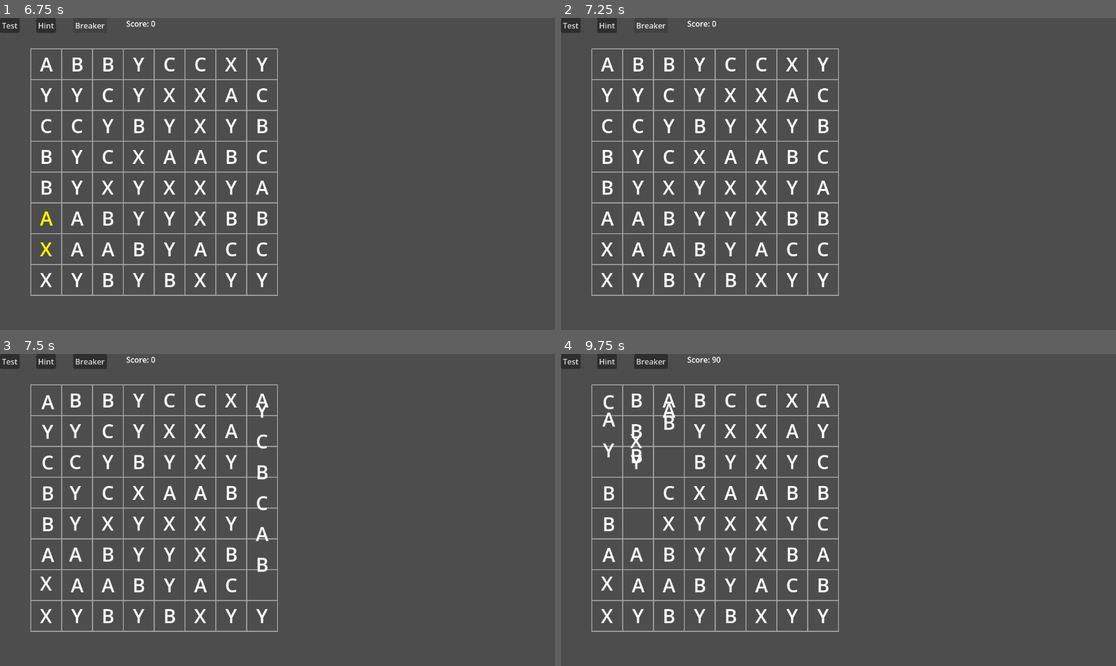
Above: before the commit, frames 1-4 (two rows, left to right).
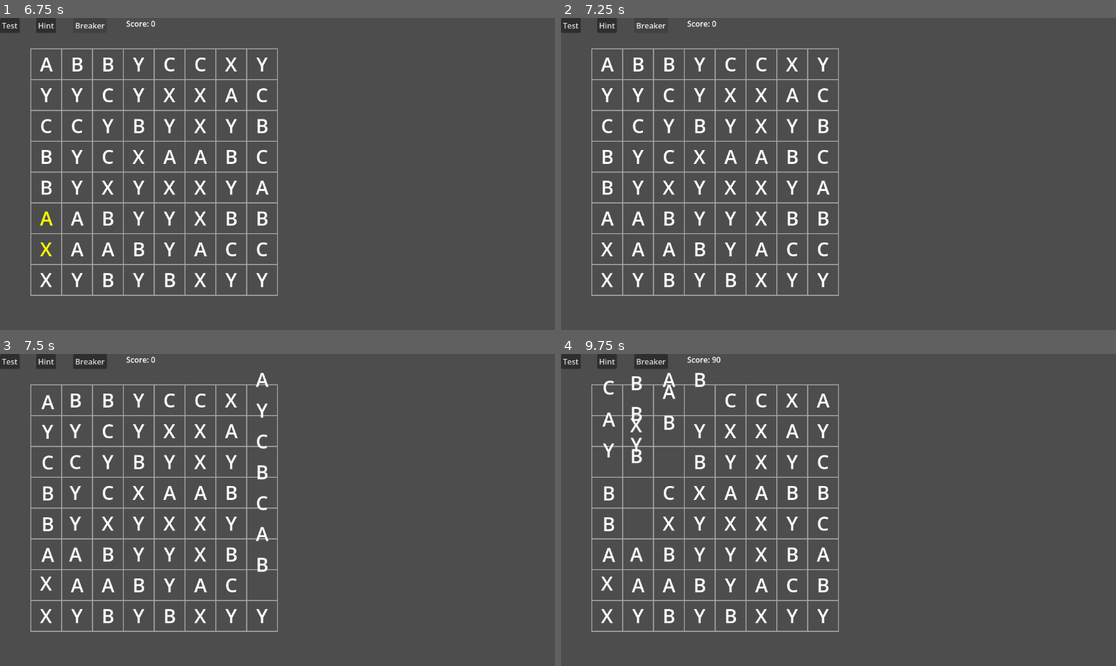
Above: after the commit, the same moments.

Repository: fehudma/godot_projects
Game: Godot game, scene res://Scenes/game.tscn
Two runs of this game, one before a commit and one after it. Both use one fixed random seed, a clock stepped at 60 frames per second and the inputs below.
Inputs (mouse positions are in pixels of both pictures, inside the frame that each line leads up to):
- Up to frame 1 (6.75 s): click "Test" at 0.5 s; click "Hint" at 1.25 s; click "Breaker" at 2 s; click "Test" at 2.75 s; click "Hint" at 3.5 s; click "Breaker" at 4.25 s; click "Test" at 5 s; click "Hint" at 5.75 s; click "Breaker" at 6.5 s
- Up to frame 2 (7.25 s): no input
- Up to frame 3 (7.5 s): tap Enter at 7.25 s; move the mouse to (249, 572) at 7.27 s; click (249, 572) at 7.42 s
- Up to frame 4 (9.75 s): tap Space at 8 s; move the mouse to (1005, 556) at 8.02 s; click (1005, 556) at 8.17 s; click "Breaker: ON" at 8.75 s; tap Enter at 9.5 s; move the mouse to (672, 463) at 9.52 s; click (672, 463) at 9.67 s

Frames 1-2 are identical in both runs. In frame 3, less than 0.1% of the frame differs, in the area x 46-49%, y 6-18%; in frame 4, 0.7%, in the area x 7-27%, y 6-37%.

Commit message:
added animation for newly refilled pieces

Diff:
--- a/Scenes/board.gd
+++ b/Scenes/board.gd
@@ -377,7 +377,17 @@
 	for column: int in range(COLUMNS):
 		for row: int in range(ROWS):
 			if grid[column][row] == null:
-				create_piece(Vector2i(column, row))
+				var new_piece: Piece = create_piece(Vector2i(column, row))
+
+				new_piece.position.y -= CELL_SIZE
+
+				var tween := create_tween()
+				tween.tween_property(
+					new_piece,
+					"position",
+					grid_to_pixel(column, row),
+					0.2
+				)
 
 
 #
